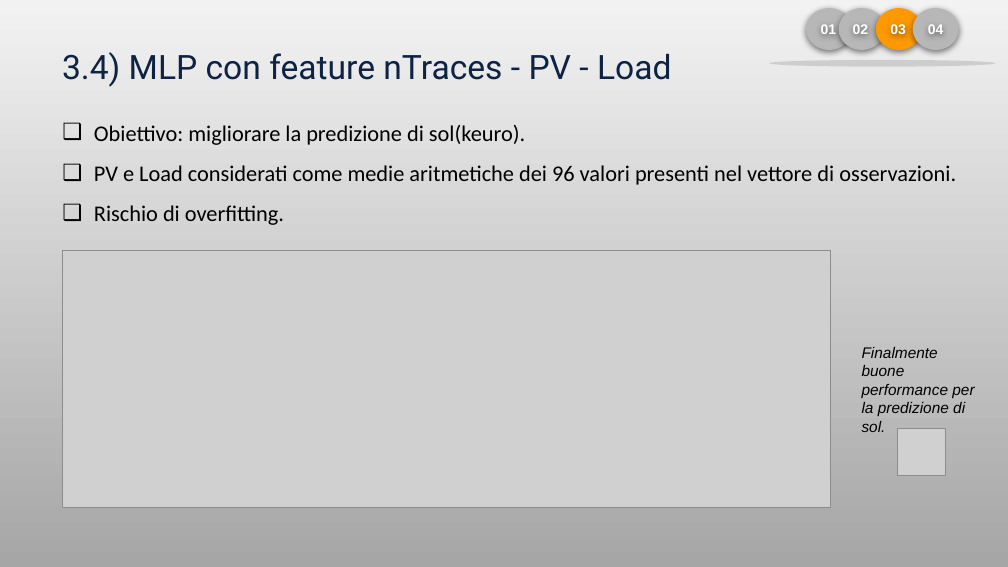
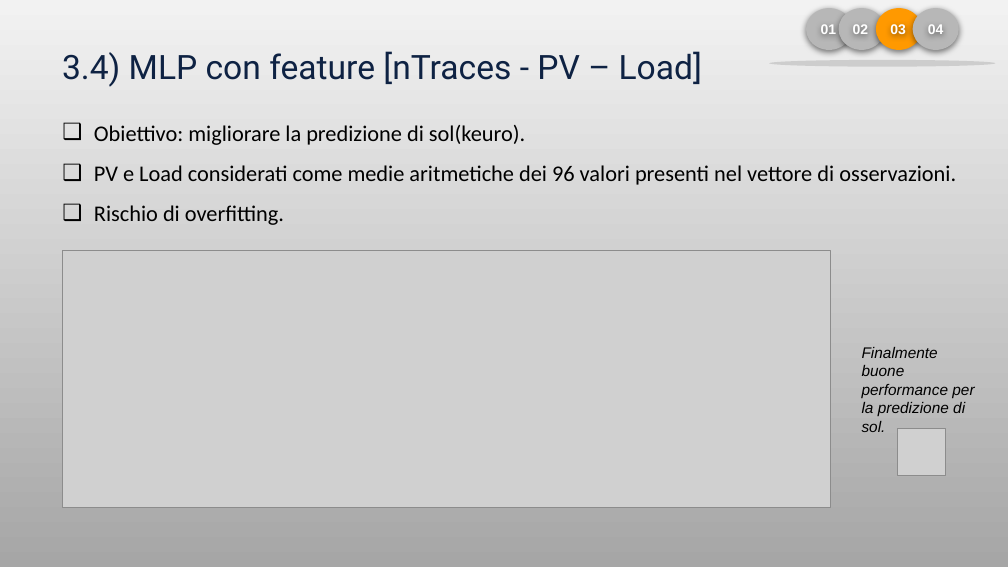
Before and after one commit to LorenzoPiazza/MachineLearning-case-study, a slide deck: slide 16 of Piazza-Presentazione.pptx. Drawn at 1008x567 pixels with LibreOffice and Linux fonts; fonts in the diff are those of the drawing; grey boxes stand for pictures. Boxes give left, top, right and bottom in pixels: in the first picture for what was removed or moved away, otherwise in the second. Text is boxed around its words. In the diff, an @@ line names an element or a change of style, - is before the commit and + after.

```diff
--- a/Piazza-Presentazione.pptx
+++ b/Piazza-Presentazione.pptx
@@ text at box(62, 51, 702, 87): text changed @@
-3.4) MLP con feature nTraces - PV - Load
+3.4) MLP con feature [nTraces - PV – Load]
```
Also in this commit, not shown: 3 other slides changed, 1 other file.
